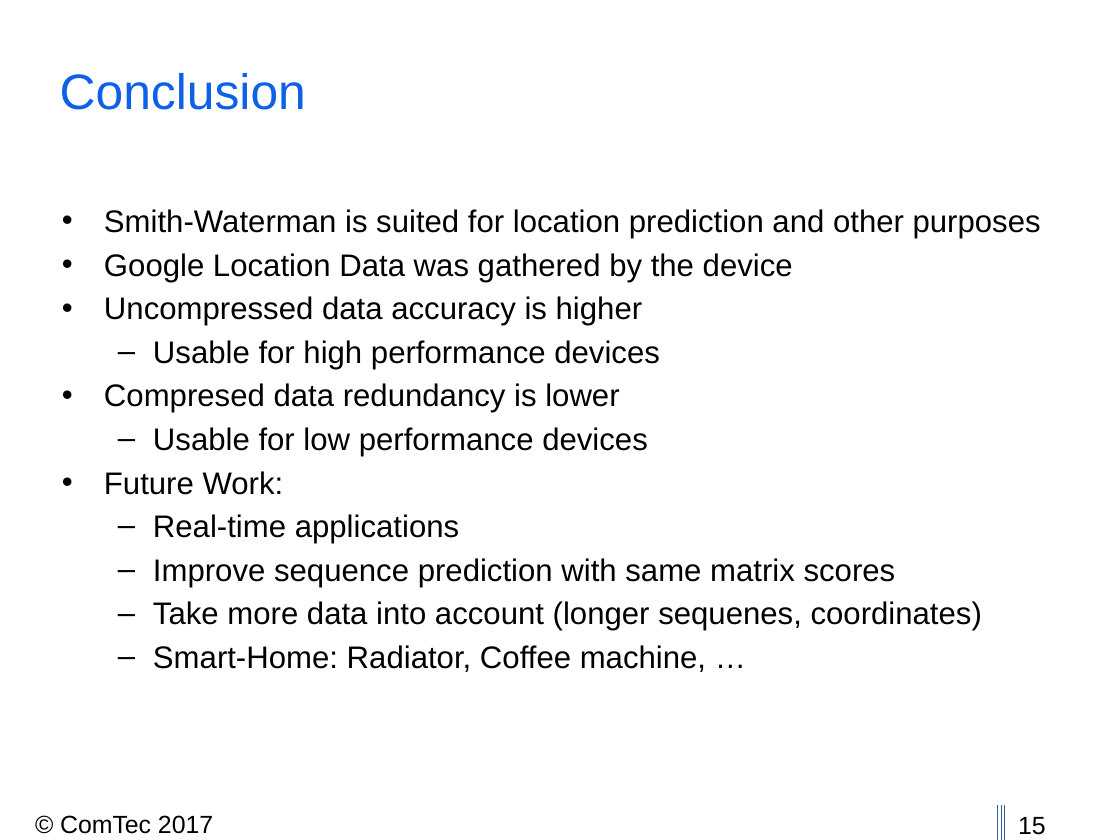
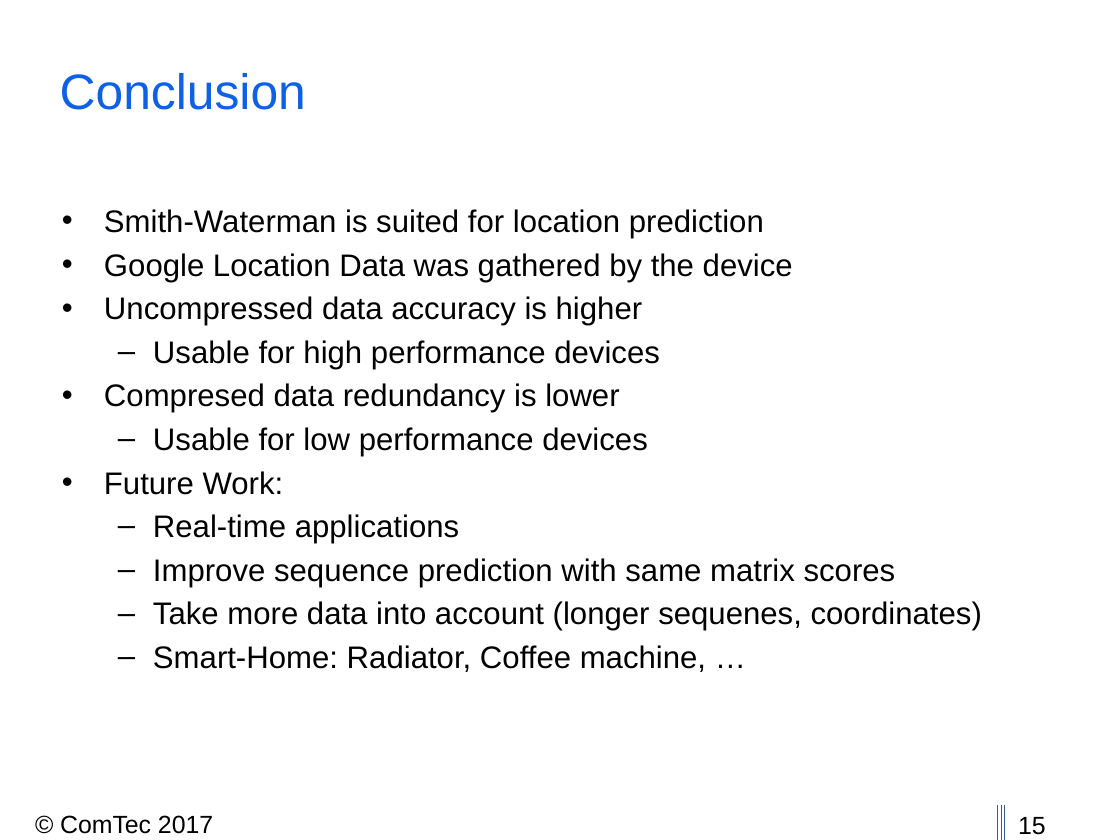
Before and after one commit to thedrayman/ct2-alignment, a slide deck: slide 15 of Presentation/CT2_2017_Alignment.pptx. Drawn at 1120x840 pixels with LibreOffice and Linux fonts; fonts in the diff are those of the drawing; background and template pictures are left out. Boxes give left, top, right and bottom in pixels: in the first picture for what was removed or moved away, otherwise in the second. Text is boxed around its words. In the diff, an @@ line names an element or a change of style, - is before the commit and + after.

```diff
--- a/Presentation/CT2_2017_Alignment.pptx
+++ b/Presentation/CT2_2017_Alignment.pptx
@@ text at <box>104,209,764,239</box>: text changed @@
-• Smith-Waterman is suited for location prediction and other purposes
+• Smith-Waterman is suited for location prediction
```
Also in this commit, not shown: 1 other slide changed.
